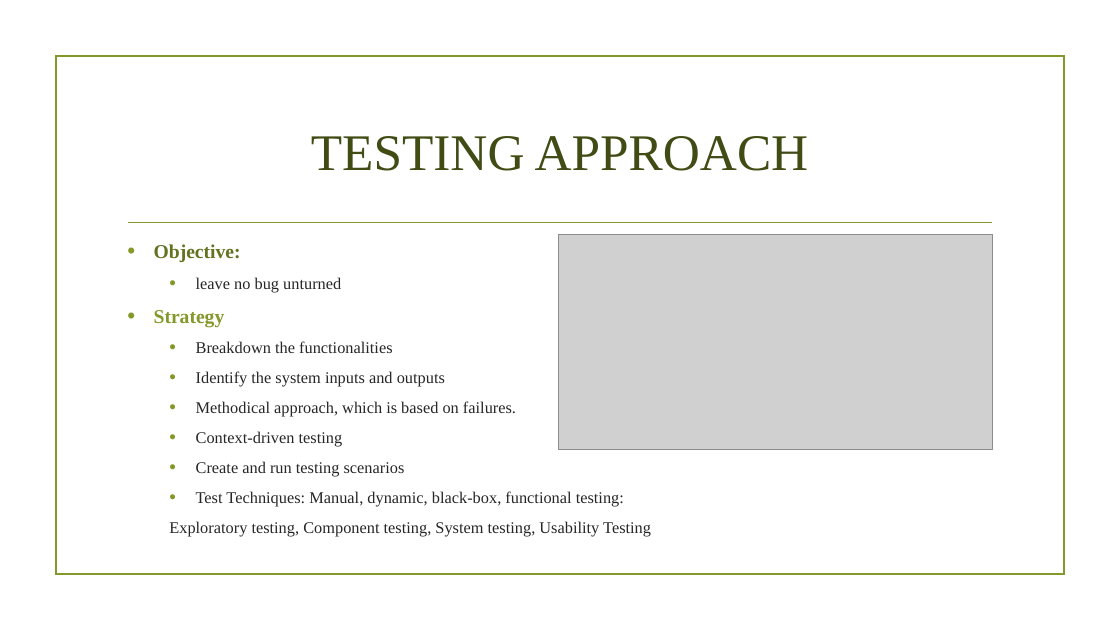
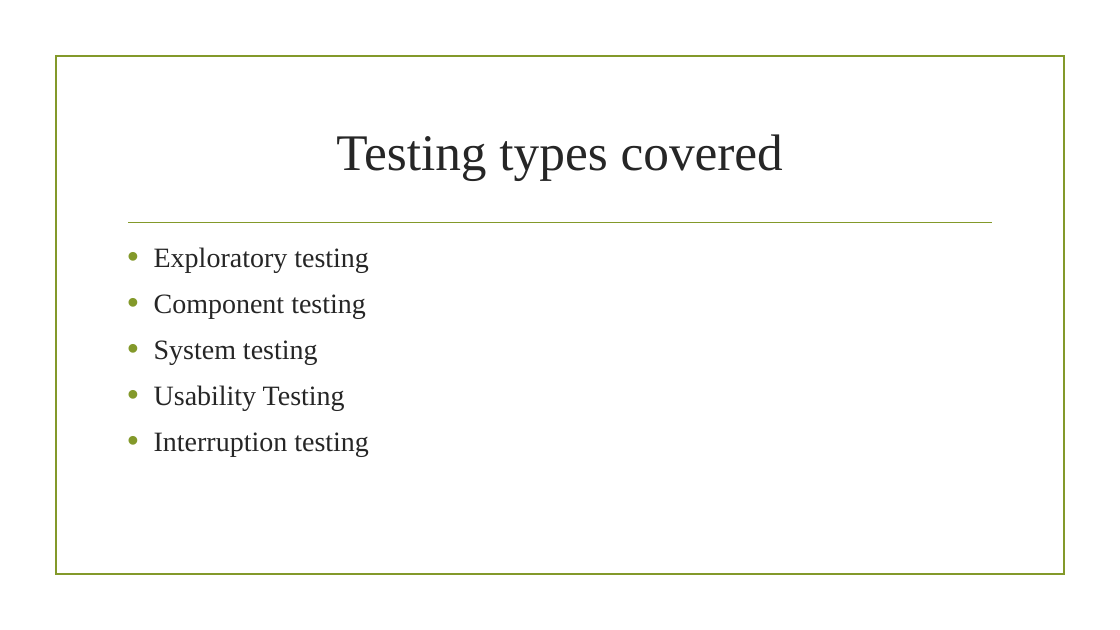
Before and after one commit to corinaradu/siit-testing, a slide deck: slide 5 of final-project/virtual-cards/virtual-cards.pptx (slide 3 before the commit). Drawn at 1120x630 pixels with LibreOffice and Linux fonts; fonts in the diff are those of the drawing; grey boxes stand for pictures; background and template pictures are left out. Boxes give left, top, right and bottom in pixels: in the first picture for what was removed or moved away, otherwise in the second. Text is boxed around its words. In the diff, an @@ line names an element or a change of style, - is before the commit and + after.

```diff
--- a/final-project/virtual-cards/virtual-cards.pptx
+++ b/final-project/virtual-cards/virtual-cards.pptx
@@ title at <box>336,134,783,181</box>: text changed; text colour #414D15 to #262626 @@
-TESTING APPROACH
+Testing types covered
@@ picture removed at <box>559,235,992,450</box> @@
@@ text at <box>154,247,369,457</box>: text changed; size 14 to 24 pt @@
-• Objective:
-  • leave no bug unturned
-• Strategy
-  • Breakdown the functionalities
-  • Identify the system inputs and outputs
-  • Methodical approach, which is based on failures.
-  • Context-driven testing
-  • Create and run testing scenarios
-  • Test Techniques: Manual, dynamic, black-box, functional testing:
-  Exploratory testing, Component testing, System testing, Usability Testing
+• Exploratory testing
+• Component testing
+• System testing
+• Usability Testing
+• Interruption testing
```
Also in this commit, not shown: 1 slide added, 48 other files.
